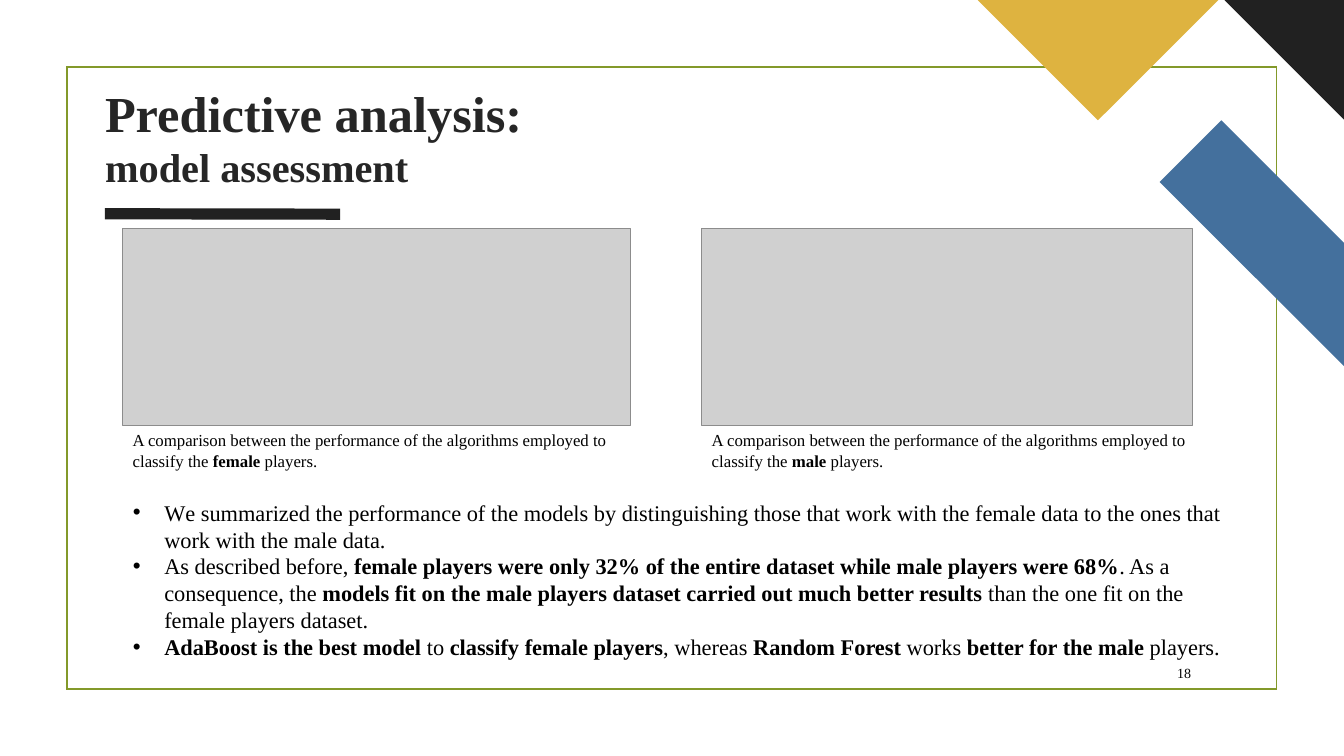
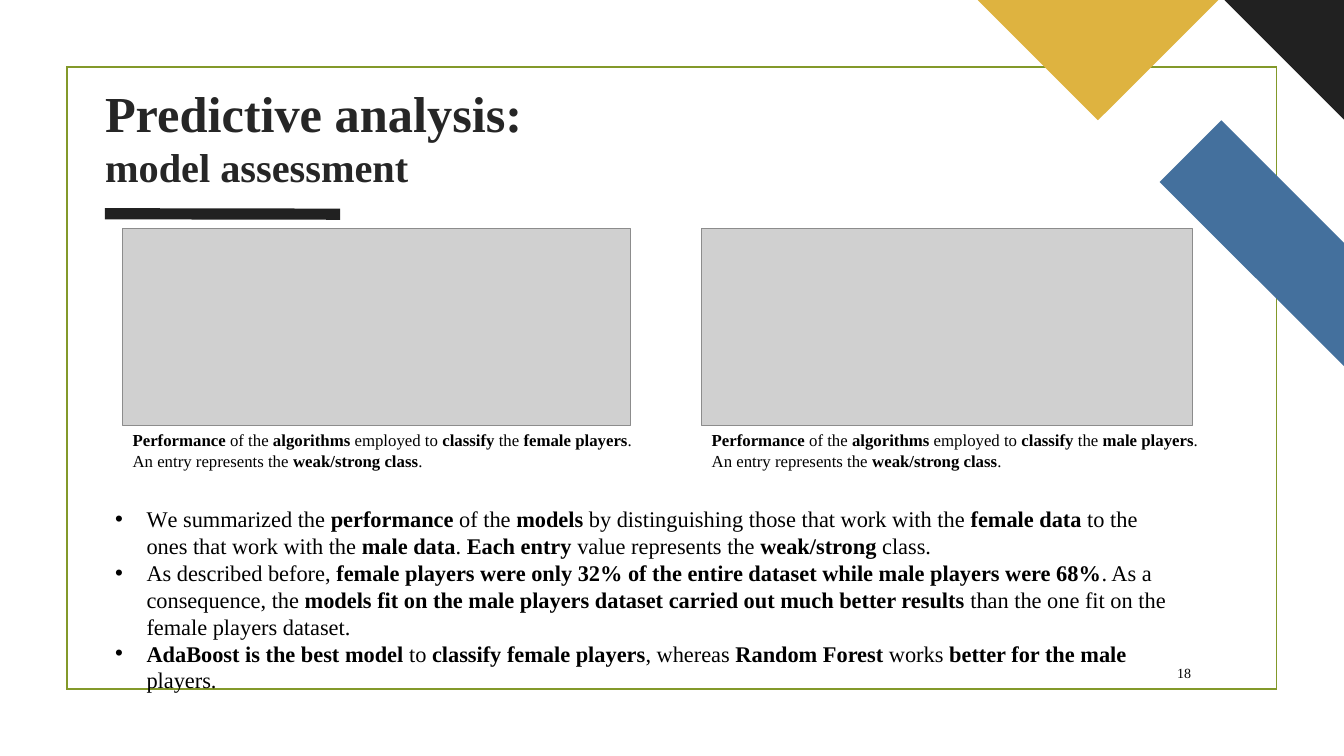
Before and after one commit to nikodallanoce/DataMiningProject, a slide deck: slide 18 of DM_14_project.pptx. Drawn at 1344x756 pixels with LibreOffice and Linux fonts; fonts in the diff are those of the drawing; grey boxes stand for pictures; background and template pictures are left out. Boxes give left, top, right and bottom in pixels: in the first picture for what was removed or moved away, otherwise in the second. Text is boxed around its words. In the diff, an @@ line names an element or a change of style, - is before the commit and + after.

Commit message:
Updated final presentation

```diff
--- a/DM_14_project.pptx
+++ b/DM_14_project.pptx
@@ text at box(133, 434, 631, 471): text changed; bold on @@
-A comparison between the performance of the algorithms employed to classify the female players.
+Performance of the algorithms employed to classify the female players. An entry represents the weak/strong class.
@@ text at box(712, 434, 1197, 471): text changed; bold on @@
-A comparison between the performance of the algorithms employed to classify the male players.
+Performance of the algorithms employed to classify the male players.
+An entry represents the weak/strong class.
@@ text "We summarized the performance of ...": place and size @@
-text "We summarized the performance of ..." at box(164, 505, 1220, 660)
+text "We summarized the performance of ..." at box(147, 511, 1165, 667)
@@ text at box(147, 511, 1137, 559): text changed @@
-• We summarized the performance of the models by distinguishing those that work with the female data to the ones that work with the male data.
+• We summarized the performance of the models by distinguishing those that work with the female data to the ones that work with the male data. Each entry value represents the weak/strong class.
```
Also in this commit, not shown: 2 other slides changed, 1 slide added, 1 other file.
